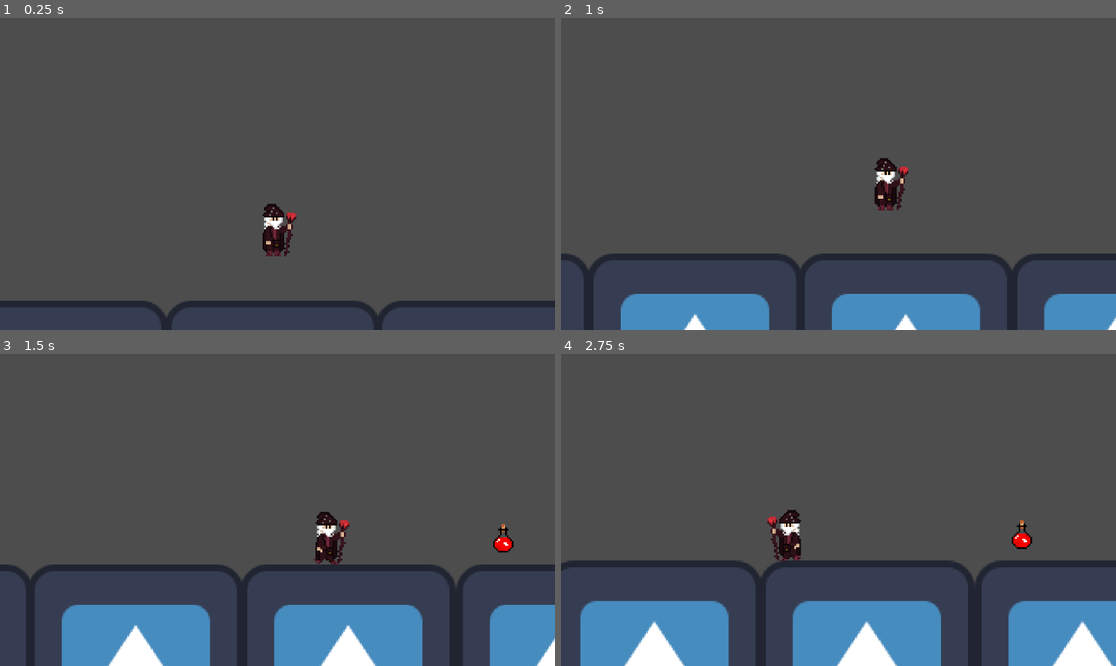
Above: before the commit, frames 1-4 (two rows, left to right).
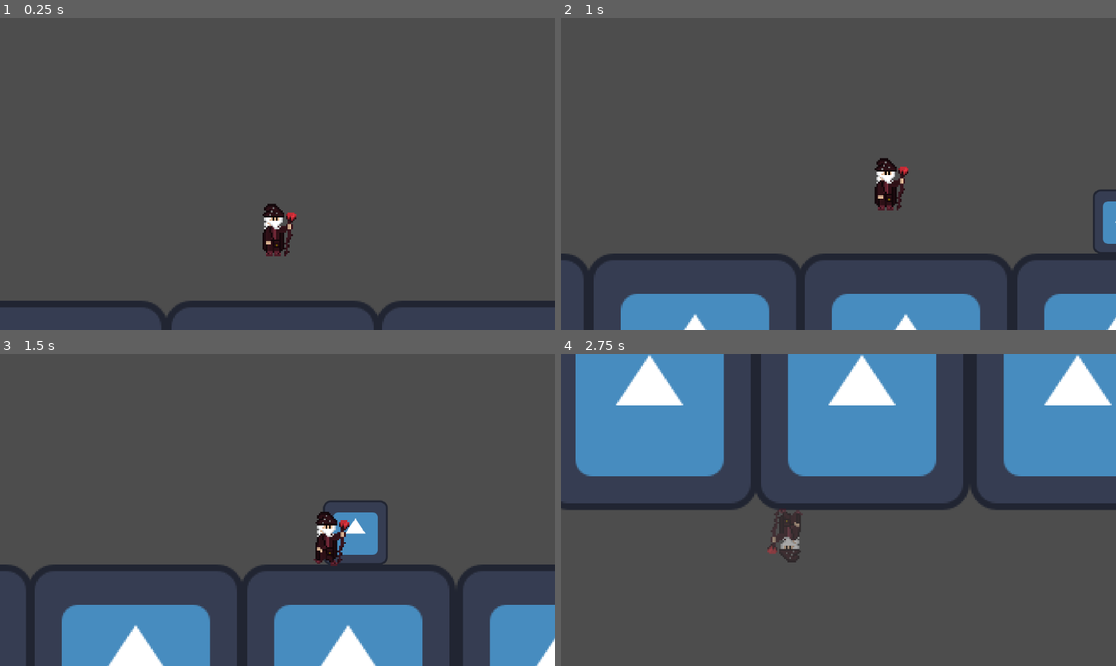
Above: after the commit, the same moments.

Repository: zSelimReborn/Project-Unitum
Game: Godot game, scene res://scenes/debug.tscn
The game is run twice, just before and just after one commit, with the same random seed, the same clock (stepped at 60 frames per second) and the same inputs. The engine's default icon, where the game draws it, is replaced by a stand-in: a white triangle on a blue panel in a dark square.
Inputs (mouse positions are in pixels of both pictures, inside the frame that each line leads up to):
- Up to frame 1 (0.25 s): no input
- Up to frame 2 (1 s): move the mouse to (960, 158) at 0.52 s; hold D (move_right) from 0.53 s (still down); hold E (interact) from 0.53 s (still down); tap Space (jump) at 0.77 s; right-click (960, 158) at 0.8 s
- Up to frame 3 (1.5 s): keep holding D (move_right); move the mouse to (166, 525) at 1.27 s; release E (interact) at 1.28 s; right-click (166, 525) at 1.35 s
- Up to frame 4 (2.75 s): tap Space (jump) at 1.52 s; tap E (interact) at 1.55 s; move the mouse to (894, 441) at 2.02 s; release D (move_right) at 2.03 s; hold Left (move_left) from 2.03 s (still down); hold 1 (change_element) from 2.03 s (still down); right-click (894, 441) at 2.3 s

Frame 1 is identical in both runs. In frame 2, 0.4% of the frame differs, in the area x 95-100%, y 55-76%; in frame 3, 1.3%; in frame 4, 53%, in the area x 0-100%, y 0-100%.

Commit message:
Health potion
- heal implementation
- refactoring interactions

Diff:
--- a/blueprints/characters/player.tscn
+++ b/blueprints/characters/player.tscn
@@ -52,6 +52,7 @@
 height = 32.0
 
 [node name="Player" type="CharacterBody2D"]
+z_index = 10
 script = ExtResource("1_d67dp")
 fire_ball_class = ExtResource("2_lnnts")
 water_ball_class = ExtResource("3_25mov")
--- a/blueprints/gameplay/base_interactable.tscn
+++ /dev/null
@@ -1,19 +0,0 @@
-[gd_scene load_steps=4 format=3 uid="uid://bxsfyrplbol6m"]
-
-[ext_resource type="Texture2D" uid="uid://bfshf2bv1orw0" path="res://assets/pickup_health.tga" id="1_jd0ds"]
-[ext_resource type="Script" path="res://scripts/gameplay/base_interactable.gd" id="1_nsos8"]
-
-[sub_resource type="RectangleShape2D" id="RectangleShape2D_hnep3"]
-
-[node name="BaseInteractable" type="Area2D"]
-script = ExtResource("1_nsos8")
-
-[node name="Sprite2D" type="Sprite2D" parent="."]
-texture = ExtResource("1_jd0ds")
-
-[node name="CollisionShape2D" type="CollisionShape2D" parent="."]
-position = Vector2(0, -2)
-shape = SubResource("RectangleShape2D_hnep3")
-
-[connection signal="body_entered" from="." to="." method="_on_body_entered"]
-[connection signal="body_exited" from="." to="." method="_on_body_exited"]
--- /dev/null
+++ b/blueprints/gameplay/interactables/health_potion.tscn
@@ -0,0 +1,31 @@
+[gd_scene load_steps=5 format=3 uid="uid://ym1qxgmtsj32"]
+
+[ext_resource type="Script" path="res://scripts/gameplay/interactables/health_potion.gd" id="2_1tf8p"]
+[ext_resource type="Texture2D" uid="uid://bfshf2bv1orw0" path="res://assets/pickup_health.tga" id="2_7ahir"]
+
+[sub_resource type="SpriteFrames" id="SpriteFrames_3xckq"]
+animations = [{
+"frames": [{
+"duration": 1.0,
+"texture": ExtResource("2_7ahir")
+}],
+"loop": true,
+"name": &"idle",
+"speed": 5.0
+}]
+
+[sub_resource type="RectangleShape2D" id="RectangleShape2D_til6b"]
+size = Vector2(11, 17)
+
+[node name="HealthPotion" type="Area2D"]
+script = ExtResource("2_1tf8p")
+instant_interact = true
+
+[node name="AnimatedSprite2D" type="AnimatedSprite2D" parent="."]
+position = Vector2(0, -6)
+sprite_frames = SubResource("SpriteFrames_3xckq")
+animation = &"idle"
+
+[node name="Volume" type="CollisionShape2D" parent="."]
+position = Vector2(0, -8.5)
+shape = SubResource("RectangleShape2D_til6b")
--- a/blueprints/gameplay/interactables/shadow_portal.tscn
+++ b/blueprints/gameplay/interactables/shadow_portal.tscn
@@ -1,7 +1,20 @@
-[gd_scene load_steps=3 format=3 uid="uid://bxdbqiywbkgop"]
+[gd_scene load_steps=4 format=3 uid="uid://bkjrvv8tg7yvx"]
 
-[ext_resource type="PackedScene" uid="uid://bxsfyrplbol6m" path="res://blueprints/gameplay/base_interactable.tscn" id="1_a6htx"]
+[ext_resource type="Texture2D" uid="uid://c4x77efdkdtmg" path="res://icon.svg" id="2_0i1ph"]
 [ext_resource type="Script" path="res://scripts/gameplay/interactables/shadow_portal.gd" id="2_yegn5"]
 
-[node name="ShadowPortal" instance=ExtResource("1_a6htx")]
+[sub_resource type="RectangleShape2D" id="RectangleShape2D_0aqn8"]
+size = Vector2(38, 36)
+
+[node name="ShadowPortal" type="Area2D"]
+z_index = 1
 script = ExtResource("2_yegn5")
+
+[node name="Sprite2D" type="Sprite2D" parent="."]
+position = Vector2(0.200001, -18.8)
+scale = Vector2(0.3, 0.3)
+texture = ExtResource("2_0i1ph")
+
+[node name="CollisionShape2D" type="CollisionShape2D" parent="."]
+position = Vector2(0.200001, -18.8)
+shape = SubResource("RectangleShape2D_0aqn8")
--- a/project.godot
+++ b/project.godot
@@ -52,6 +52,11 @@
 "events": [Object(InputEventKey,"resource_local_to_scene":false,"resource_name":"","device":-1,"window_id":0,"alt_pressed":false,"shift_pressed":false,"ctrl_pressed":false,"meta_pressed":false,"pressed":false,"keycode":0,"physical_keycode":69,"key_label":0,"unicode":101,"echo":false,"script":null)
 ]
 }
+take={
+"deadzone": 0.5,
+"events": [Object(InputEventMouseButton,"resource_local_to_scene":false,"resource_name":"","device":-1,"window_id":0,"alt_pressed":false,"shift_pressed":false,"ctrl_pressed":false,"meta_pressed":false,"button_mask":2,"position":Vector2(240, 12),"global_position":Vector2(246, 74),"factor":1.0,"button_index":2,"canceled":false,"pressed":true,"double_click":false,"script":null)
+]
+}
 
 [rendering]
 
--- a/scenes/debug.tscn
+++ b/scenes/debug.tscn
@@ -1,76 +1,85 @@
-[gd_scene load_steps=4 format=3 uid="uid://b75o8vpamtdpb"]
+[gd_scene load_steps=5 format=3 uid="uid://b75o8vpamtdpb"]
 
 [ext_resource type="PackedScene" uid="uid://dac3xdxvmds7h" path="res://blueprints/characters/player.tscn" id="1_qle6k"]
 [ext_resource type="PackedScene" uid="uid://br08n31udov33" path="res://blueprints/gameplay/sample_platform.tscn" id="2_bm1i2"]
-[ext_resource type="PackedScene" uid="uid://bxdbqiywbkgop" path="res://blueprints/gameplay/interactables/shadow_portal.tscn" id="3_kykmj"]
+[ext_resource type="PackedScene" uid="uid://ym1qxgmtsj32" path="res://blueprints/gameplay/interactables/health_potion.tscn" id="3_jhxdv"]
+[ext_resource type="PackedScene" uid="uid://bkjrvv8tg7yvx" path="res://blueprints/gameplay/interactables/shadow_portal.tscn" id="3_kykmj"]
 
 [node name="DebugMap" type="Node2D"]
 
 [node name="Player" parent="." instance=ExtResource("1_qle6k")]
 position = Vector2(0, -8)
 
-[node name="Sprite2D" parent="." instance=ExtResource("2_bm1i2")]
+[node name="Boundaries" type="Node2D" parent="."]
+
+[node name="Sprite2D" parent="Boundaries" instance=ExtResource("2_bm1i2")]
 position = Vector2(-3, 115)
 
-[node name="Sprite2D10" parent="." instance=ExtResource("2_bm1i2")]
+[node name="Sprite2D10" parent="Boundaries" instance=ExtResource("2_bm1i2")]
 position = Vector2(502, -9)
 
-[node name="Sprite2D13" parent="." instance=ExtResource("2_bm1i2")]
+[node name="Sprite2D13" parent="Boundaries" instance=ExtResource("2_bm1i2")]
 position = Vector2(-503, -10)
 
-[node name="Sprite2D11" parent="." instance=ExtResource("2_bm1i2")]
+[node name="Sprite2D11" parent="Boundaries" instance=ExtResource("2_bm1i2")]
 position = Vector2(502, -136)
 
-[node name="Sprite2D12" parent="." instance=ExtResource("2_bm1i2")]
+[node name="Sprite2D12" parent="Boundaries" instance=ExtResource("2_bm1i2")]
 position = Vector2(-504, -136)
 
-[node name="Sprite2D14" parent="." instance=ExtResource("2_bm1i2")]
+[node name="Sprite2D14" parent="Boundaries" instance=ExtResource("2_bm1i2")]
 position = Vector2(-504, 240)
 
-[node name="Sprite2D16" parent="." instance=ExtResource("2_bm1i2")]
+[node name="Sprite2D16" parent="Boundaries" instance=ExtResource("2_bm1i2")]
 position = Vector2(502, 240)
 
-[node name="Sprite2D15" parent="." instance=ExtResource("2_bm1i2")]
+[node name="Sprite2D15" parent="Boundaries" instance=ExtResource("2_bm1i2")]
 position = Vector2(-504, 367)
 
-[node name="Sprite2D17" parent="." instance=ExtResource("2_bm1i2")]
+[node name="Sprite2D17" parent="Boundaries" instance=ExtResource("2_bm1i2")]
 position = Vector2(502, 367)
 
-[node name="Sprite2D2" parent="." instance=ExtResource("2_bm1i2")]
+[node name="Sprite2D2" parent="Boundaries" instance=ExtResource("2_bm1i2")]
 position = Vector2(-129, 115)
 
-[node name="Sprite2D3" parent="." instance=ExtResource("2_bm1i2")]
+[node name="Sprite2D3" parent="Boundaries" instance=ExtResource("2_bm1i2")]
 position = Vector2(-252, 115)
 
-[node name="Sprite2D4" parent="." instance=ExtResource("2_bm1i2")]
+[node name="Sprite2D4" parent="Boundaries" instance=ExtResource("2_bm1i2")]
 position = Vector2(122, 115)
 
-[node name="Sprite2D5" parent="." instance=ExtResource("2_bm1i2")]
+[node name="Sprite2D5" parent="Boundaries" instance=ExtResource("2_bm1i2")]
 position = Vector2(248, 115)
 
-[node name="Sprite2D6" parent="." instance=ExtResource("2_bm1i2")]
+[node name="Sprite2D6" parent="Boundaries" instance=ExtResource("2_bm1i2")]
 position = Vector2(376, 115)
 
-[node name="Sprite2D7" parent="." instance=ExtResource("2_bm1i2")]
+[node name="Sprite2D7" parent="Boundaries" instance=ExtResource("2_bm1i2")]
 position = Vector2(502, 115)
 
-[node name="Sprite2D8" parent="." instance=ExtResource("2_bm1i2")]
+[node name="Sprite2D8" parent="Boundaries" instance=ExtResource("2_bm1i2")]
 position = Vector2(-378, 115)
 
-[node name="Sprite2D9" parent="." instance=ExtResource("2_bm1i2")]
+[node name="Sprite2D9" parent="Boundaries" instance=ExtResource("2_bm1i2")]
 position = Vector2(-504, 115)
 
+[node name="HealthPotion" parent="." instance=ExtResource("3_jhxdv")]
+position = Vector2(387, 47)
+
+[node name="HealthPotion2" parent="." instance=ExtResource("3_jhxdv")]
+position = Vector2(-407, 44)
+
 [node name="ShadowPortal" parent="." node_paths=PackedStringArray("spawn_point") instance=ExtResource("3_kykmj")]
-position = Vector2(340, 38)
-spawn_point = NodePath("../ShadowSpawnPoint")
+position = Vector2(252, 51)
+spawn_point = NodePath("../ShadowPoint")
 
-[node name="ShadowSpawnPoint" type="Node2D" parent="."]
-position = Vector2(343, 207)
+[node name="ShadowPoint" type="Node2D" parent="."]
+position = Vector2(257, 195)
 
-[node name="CharaterSpawnPoint" type="Node2D" parent="."]
-position = Vector2(-383, 46)
+[node name="CharacterPortal" parent="." node_paths=PackedStringArray("spawn_point") instance=ExtResource("3_kykmj")]
+position = Vector2(-317, 178)
+rotation = 3.14159
+spawn_point = NodePath("../CharacterPoint")
 
-[node name="CharaterPortal" parent="." node_paths=PackedStringArray("spawn_point") instance=ExtResource("3_kykmj")]
-position = Vector2(-385, 194)
-rotation = 3.14159
-spawn_point = NodePath("../CharaterSpawnPoint")
+[node name="CharacterPoint" type="Node2D" parent="."]
+position = Vector2(-315, 35)
--- a/scripts/base_character.gd
+++ b/scripts/base_character.gd
@@ -65,7 +65,14 @@
 	is_alive = false
 	print("DIE")
 
-func take_damage(amount : float):
+func heal(amount: float):
+	if not is_alive:
+		return
+	amount = abs(amount)
+	health = clamp(health + amount, 0, max_health)
+	print("health: ", health)
+
+func take_damage(amount: float):
 	if not is_alive:
 		return
 	health = clamp(health - amount, 0, max_health)
--- a/scripts/gameplay/base_interactable.gd
+++ b/scripts/gameplay/base_interactable.gd
@@ -2,13 +2,15 @@
 
 extends Area2D
 
-# Properties
-
 # Interact on player enter
 @export var instant_interact: bool = false
 
+func _ready():
+	body_entered.connect(_on_body_entered)
+	body_exited.connect(_on_body_exited)
+
 func interact(player: Player):
-	pass
+	return true
 
 func on_overlap_start(player: Player):
 	if player == null:
@@ -25,7 +27,8 @@
 	if player == null:
 		return
 	if instant_interact:
-		interact(player)
+		if interact(player):
+			queue_free()
 	else:
 		on_overlap_start(player)
 
--- /dev/null
+++ b/scripts/gameplay/interactables/health_potion.gd
@@ -0,0 +1,14 @@
+class_name HealthPotion
+
+extends BaseInteractable
+
+# Properties
+@export var amount: float = 10
+
+func interact(player: Player):
+	if player == null:
+		return false
+	if player.health >= player.max_health:
+		return false
+	player.heal(amount)
+	return true
--- a/scripts/gameplay/interactables/shadow_portal.gd
+++ b/scripts/gameplay/interactables/shadow_portal.gd
@@ -7,8 +7,9 @@
 func interact(player: Player):
 	if spawn_point == null:
 		printerr("unable to use shadow portal, empty spawn point")
-		return
+		return false
 	if player == null:
 		printerr("unable to use shadow portal, empty player")
-		return
+		return false
 	player.flip_state(spawn_point.transform)
+	return true
--- a/scripts/player.gd
+++ b/scripts/player.gd
@@ -44,6 +44,8 @@
 		change_element(event.keycode)
 	if event.is_action_pressed("interact"):
 		interact()
+	if event.is_action_pressed("take"):
+		take_damage(10)
 
 func fire():
 	if marker == null:
